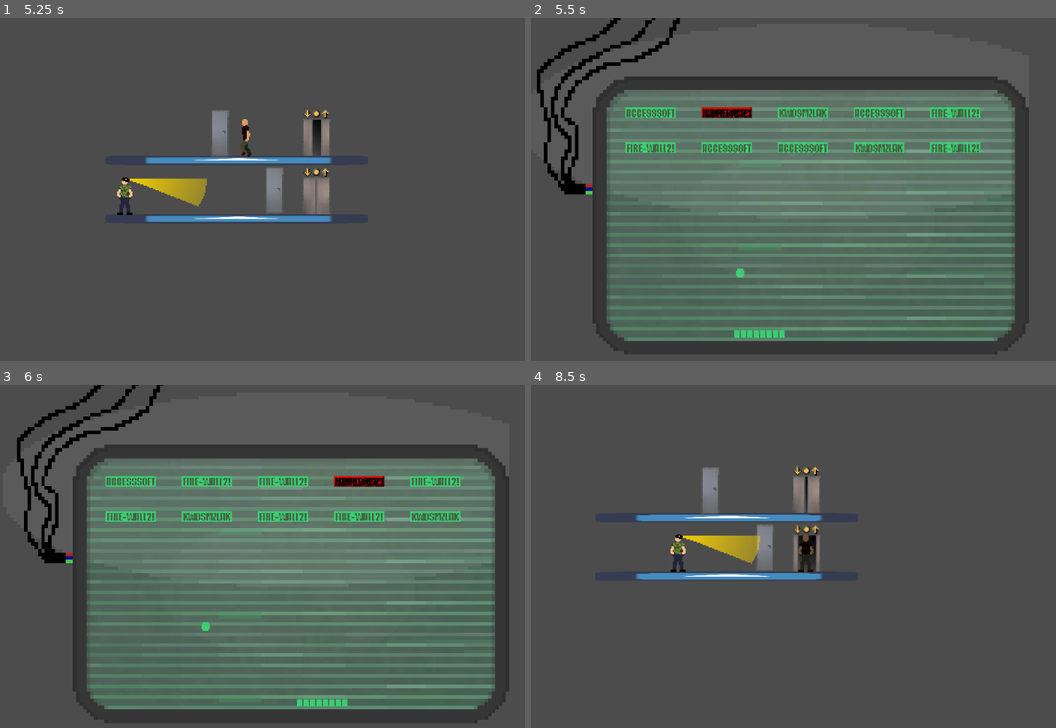
Above: before the commit, frames 1-4 (two rows, left to right).
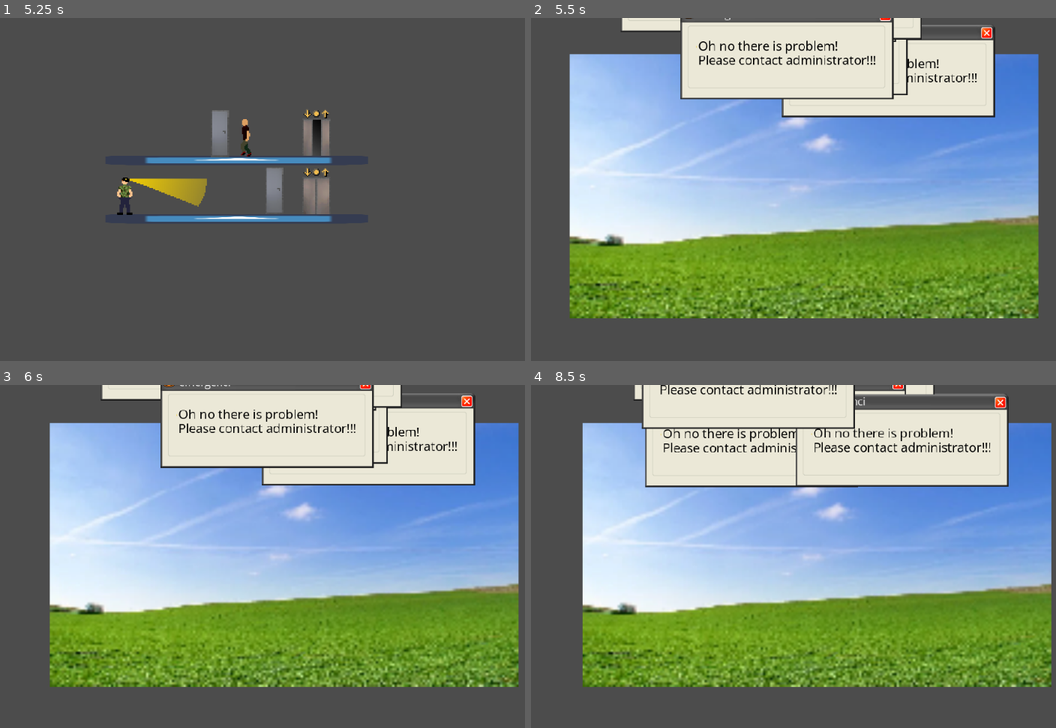
Above: after the commit, the same moments.

Repository: MihkelMK/suitsiidiindiviidid
Game: Godot game, scene res://main/Main.tscn
Same seed, same stepped clock (60 frames per second), same inputs: the game is played once before the commit and once after it. The engine's default icon, where the game draws it, is replaced by a stand-in: a white triangle on a blue panel in a dark square.
Inputs (mouse positions are in pixels of both pictures, inside the frame that each line leads up to):
- Up to frame 1 (5.25 s): move the mouse to (430, 175) at 0.52 s; hold Right (ui_right) 0.53-1.28 s; hold E 0.53-1.28 s; click (430, 175) at 0.67 s; move the mouse to (178, 210) at 1.27 s; hold Left (ui_left) 1.28-2.03 s; tap E at 1.35, 2.85, 4.35 s; click (178, 210) at 1.42 s; move the mouse to (362, 117) at 2.02 s; hold E 2.03-2.78 s; hold Right (ui_right) 2.03-3.53 s; click (362, 117) at 2.17 s; move the mouse to (267, 264) at 2.77 s; click (267, 264) at 2.92 s; move the mouse to (477, 244) at 3.52 s; hold E 3.53-4.28 s; hold Left (ui_left) from 3.53 s (still down); click (477, 244) at 3.67 s; move the mouse to (120, 141) at 4.27 s; click (120, 141) at 4.42 s; move the mouse to (330, 192) at 5.02 s; hold E from 5.03 s (still down); click (330, 192) at 5.17 s
- Up to frame 2 (5.5 s): keep holding Left (ui_left); keep holding E
- Up to frame 3 (6 s): move the mouse to (210, 474) at 5.77 s; release Left (ui_left) at 5.78 s; release E at 5.78 s; hold Right (ui_right) from 5.78 s (still down); tap E at 5.85 s; click (210, 474) at 5.92 s
- Up to frame 4 (8.5 s): move the mouse to (961, 542) at 6.52 s; hold E 6.53-7.28 s; click (961, 542) at 6.67 s; move the mouse to (709, 577) at 7.27 s; tap E at 7.35 s; click (709, 577) at 7.42 s; move the mouse to (893, 484) at 8.02 s; release Right (ui_right) at 8.03 s; hold Left (ui_left) from 8.03 s (still down); hold E from 8.03 s (still down); click (893, 484) at 8.17 s

Frame 1 is identical in both runs. In frame 2, 78% of the frame differs, in the area x 1-97%, y 0-99%; in frame 3, 78%; in frame 4, 75%.

Commit message:
added popupMayham

Diff:
--- a/src/Player.gd
+++ b/src/Player.gd
@@ -5,6 +5,7 @@
 var inMiniGame = false
 
 onready var breakout = preload("res://breakout/Breakout.tscn")
+onready var popup = preload("res://popup/PopupMayham.tscn")
 
 func _ready():
 	add_to_group("pausedWhenMini")
@@ -59,3 +60,7 @@
 			var breakout_instance = breakout.instance()
 			breakout_instance.position=Vector2(-position.x-65,-position.y)
 			add_child(breakout_instance)
+		"popup":
+			var popup_instance = popup.instance()
+			popup_instance.position=Vector2(-position.x-80,-position.y)
+			add_child(popup_instance)
--- a/src/main/Elements/Arcade.gd
+++ b/src/main/Elements/Arcade.gd
@@ -4,7 +4,7 @@
 
 func _process(delta):
 	if atArcade and Input.is_key_pressed(KEY_E):
-		$"../Player".startMini("breakout")
+		$"../Player".startMini("popup")
 
 func _on_Locker_body_entered(body):
 	$Sprite.animation = "opening"
--- a/src/popup/PopupMayham.gd
+++ b/src/popup/PopupMayham.gd
@@ -5,7 +5,7 @@
 
 var popupCount
 var winstate = 0
-var pregeneratedPopups = 8
+var pregeneratedPopups = 6
 
 onready var screenSize = $Screen/Sprite.get_rect().size
 onready var viewSize = get_viewport_rect().size
@@ -29,9 +29,6 @@
 	if popupCount == 0:
 		winstate = 1
 		createHackPopup()
-	if popupCount > 15:
-		winstate = -1
-
 
 func _on_PopupTimer_timeout():
 	if winstate==0:
@@ -42,7 +39,7 @@
 	var popup = popup_scene.instance()
 
 	# Set the popup's position to a random location.
-	popup.position = Vector2(viewSize.x/2 + screenSize.x*rand_range(-1,1), viewSize.y/2 + screenSize.y*rand_range(-1.4,1))
+	popup.position = Vector2(viewSize.x/2 + screenSize.x*rand_range(-0.8,0.8), viewSize.y/2 + screenSize.y*rand_range(-1.4,1)-200)
 
 	# Spawn the popup by adding it to the Main scene.
 	add_child(popup)
@@ -52,20 +49,27 @@
 	var popup = hack_popup_scene.instance()
 
 	# Set the popup's position to a random location.
-	popup.position = Vector2(viewSize.x/2, viewSize.y/2)
+	popup.position = Vector2(viewSize.x/2+20, viewSize.y/2-200)
 
 	# Spawn the popup by adding it to the Main scene.
 	add_child(popup)
+#
 
-func _input(event):
-	if event is InputEventMouseButton and event.pressed and event.button_index == BUTTON_LEFT:
-		var objects_clicked = get_world_2d().direct_space_state.intersect_point(event.position, 32, [], 0x7FFFFFFF, true, true )
-		if objects_clicked.size() > 0:
-			var clicked = get_topmost_object(objects_clicked)
-			if !("Screen" in clicked.name): clicked.queue_free()
+func stopGame():
+	$"../../../Main".exitMini()
+	queue_free()
 
-func get_topmost_object(objects_list):
-	for i in range(0, objects_list.size()):
-		objects_list[i] = objects_list[i].collider.get_parent().get_position_in_parent()
-
-	return get_child(objects_list.max())
+#func _input(event):
+#	if event is InputEventMouseButton and event.pressed and event.button_index == BUTTON_LEFT:
+#		var objects_clicked = get_world_2d().direct_space_state.intersect_point(event.position, 32, [], 0x7FFFFFFF, true, true )
+#		if objects_clicked.size() > 0:
+#			var clicked = get_topmost_object(objects_clicked)
+#			if clicked==null: return
+#			if "Popup" in clicked.name: clicked.queue_free()
+#
+#func get_topmost_object(objects_list):
+#	for i in range(0, objects_list.size()):
+#		objects_list[i] = objects_list[i].collider.get_parent().get_position_in_parent()
+#
+#	if get_child_count()<=objects_list.max(): return null
+#	return get_child(objects_list.max())
--- a/src/popup/PopupMayham.tscn
+++ b/src/popup/PopupMayham.tscn
@@ -14,6 +14,8 @@
 hack_popup_scene = ExtResource( 2 )
 
 [node name="Screen" type="Area2D" parent="."]
+collision_layer = 64
+collision_mask = 64
 
 [node name="Sprite" type="Sprite" parent="Screen"]
 position = Vector2( 512, 296 )
@@ -25,6 +27,5 @@
 shape = SubResource( 4 )
 
 [node name="PopupTimer" type="Timer" parent="."]
-wait_time = 0.356
 
 [connection signal="timeout" from="PopupTimer" to="." method="_on_PopupTimer_timeout"]
--- a/src/popup/WinPrompt.gd
+++ /dev/null
@@ -1,11 +0,0 @@
-extends CanvasLayer
-
-# Called when the node enters the scene tree for the first time.
-#func _ready():
-#	visible = false
-
-func _on_OKButton_input_event(viewport, event, shape_idx):
-	print("eiii")
-	if visible and event is InputEventMouseButton and event.pressed and event.button_index == BUTTON_LEFT:
-		print("a")
-		queue_free()
--- a/src/popup/popup.tscn
+++ b/src/popup/popup.tscn
@@ -29,6 +29,8 @@
 }
 
 [node name="Panel" type="Area2D" parent="."]
+collision_layer = 64
+collision_mask = 64
 
 [node name="Sprite" type="Sprite" parent="Panel"]
 position = Vector2( -0.661759, -5.66244e-06 )
@@ -39,6 +41,8 @@
 shape = SubResource( 1 )
 
 [node name="CloseButton" type="Area2D" parent="."]
+collision_layer = 64
+collision_mask = 64
 
 [node name="Sprite" type="Sprite" parent="CloseButton"]
 position = Vector2( 185.829, -71.969 )
@@ -67,3 +71,5 @@
 text = "Oh no there is problem!
 Please contact administrator!!!"
 valign = 2
+
+[connection signal="input_event" from="CloseButton" to="." method="_on_CloseButton_input_event"]
--- a/src/popup/popup_hack.gd
+++ b/src/popup/popup_hack.gd
@@ -2,5 +2,4 @@
 
 func _on_OKButton_input_event(_viewport, event, _shape_idx):
 	if event is InputEventMouseButton and event.pressed and event.button_index == BUTTON_LEFT:
-		# End condition
-		print("game win")
+		get_parent().stopGame()
--- a/src/popup/popup_hack.tscn
+++ b/src/popup/popup_hack.tscn
@@ -22,6 +22,8 @@
 }
 
 [node name="Panel" type="Area2D" parent="."]
+collision_layer = 64
+collision_mask = 64
 
 [node name="Sprite" type="Sprite" parent="Panel"]
 position = Vector2( -0.661759, -5.66244e-06 )
@@ -33,6 +35,8 @@
 shape = SubResource( 1 )
 
 [node name="OKButton" type="Area2D" parent="."]
+collision_layer = 64
+collision_mask = 64
 
 [node name="CollisionShape2D" type="CollisionShape2D" parent="OKButton"]
 position = Vector2( 8.8889, 17.7778 )
